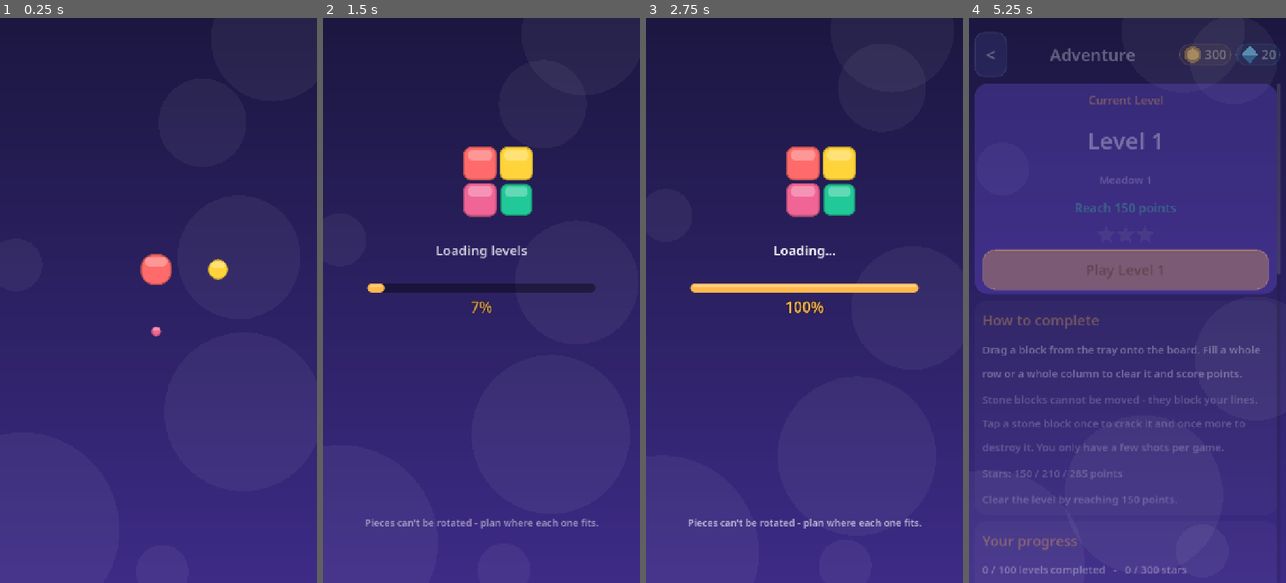
Above: before the commit, frames 1-4 (left to right).
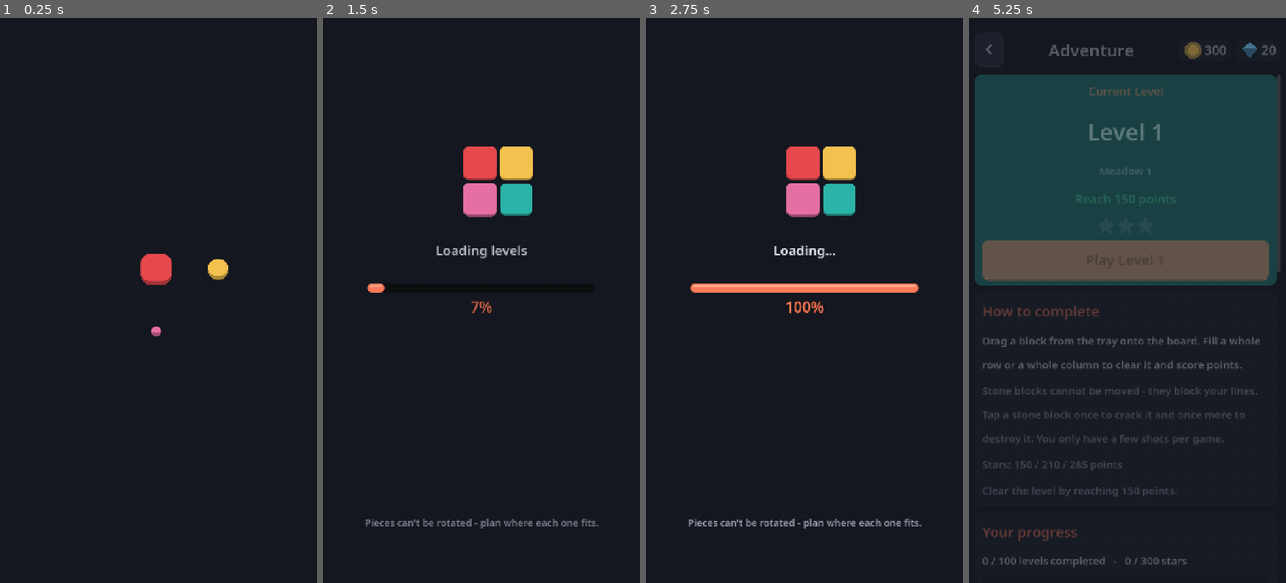
Above: after the commit, the same moments.

Repository: VoidPanther0/original-puzzle-game
Game: Godot game, scene res://ui/main.tscn
Same seed, same stepped clock (60 frames per second), same inputs: the game is played once before the commit and once after it.
Inputs (mouse positions are in pixels of both pictures, inside the frame that each line leads up to):
- Up to frame 1 (0.25 s): no input
- Up to frame 2 (1.5 s): tap Enter at 0.5 s; move the mouse to (551, 272) at 0.52 s; click (551, 272) at 0.67 s; tap Space at 1.25 s; drag from (418, 328) to (465, 413) at 1.27 s
- Up to frame 3 (2.75 s): move the mouse to (836, 176) at 2.02 s; click (836, 176) at 2.17 s
- Up to frame 4 (5.25 s): drag from (1111, 413) to (1032, 215) at 2.77 s; click "•••" at 3.5 s; click "Play Adventure" at 4.25 s; click "Play Adventure" at 5 s

The runs differ from the first frame. In frame 1, 100% of the frame differs, in the area x 0-100%, y 0-100%; in frame 2, 99%; in frame 3, 99%; in frame 4, 100%.

Commit message:
121

Diff:
--- a/ui/board_view.gd
+++ b/ui/board_view.gd
@@ -275,24 +275,15 @@
 
 # ---------------------------------------------------------------- drawing
 func block(r: Rect2, color_idx: int, alpha: float = 1.0, lighten: float = 0.0) -> void:
-	var gem := UIKit.tex("gem_%d" % color_idx) if color_idx <= 9 else null
-	if gem != null:
-		var m := Color(1, 1, 1, alpha)
-		if lighten > 0.0: m = Color(1 + lighten, 1 + lighten, 1 + lighten, alpha)
-		draw_texture_rect(gem, r.grow(-r.size.x * 0.02), false, m)
-		return
-	var base: Color = UIKit.BLOCK_COLORS[clampi(color_idx, 1, 9)]
-	base = base.lightened(lighten)
+	var base: Color = UIKit.BLOCK_COLORS[clampi(color_idx, 1, 9)].lightened(lighten)
 	base.a = alpha
+	var rr := r.grow(-r.size.x * 0.04)
 	_sb.bg_color = base
-	var edge := base.darkened(0.25)
-	edge.a = alpha
-	_sb.border_color = edge
-	var rr := r.grow(-r.size.x * 0.04)
+	_sb.set_corner_radius_all(int(rr.size.x * 0.2))
+	_sb.set_border_width_all(0)
+	_sb.border_width_bottom = maxi(2, int(rr.size.x * 0.08))
+	_sb.border_color = Color(base.r * 0.7, base.g * 0.7, base.b * 0.7, alpha)   # darker bottom lip, flat
 	draw_style_box(_sb, rr)
-	var g := Rect2(rr.position + Vector2(rr.size.x * 0.14, rr.size.y * 0.1), Vector2(rr.size.x * 0.72, rr.size.y * 0.3))
-	_gloss.bg_color = Color(1, 1, 1, 0.3 * alpha)
-	draw_style_box(_gloss, g)
 
 func _draw_piece(piece: Dictionary, top_left: Vector2, cs: float, alpha: float = 1.0) -> void:
 	for p in piece.cells:
--- a/ui/currency_bar.gd
+++ b/ui/currency_bar.gd
@@ -14,8 +14,8 @@
 	GameState.changed.connect(queue_redraw)
 
 func _draw() -> void:
-	var x := _pill(0.0, "coins", UIKit.c("accent"))
-	x = _pill(x + 10.0, "gems", Color("5ad1ff"))
+	var x := _pill(0.0, "coins", Color("f2c14e"))
+	x = _pill(x + 10.0, "gems", Color("4fb4e8"))
 	custom_minimum_size.x = x
 
 ## One currency pill. Returns the x position right after it.
@@ -27,27 +27,12 @@
 	var pad := 11.0
 	var w := pad + ICON + 5.0 + tw + pad
 	var r := Rect2(Vector2(x, (size.y - PILL_H) * 0.5), Vector2(w, PILL_H))
-	draw_style_box(UIKit.style(Color(tint.r, tint.g, tint.b, 0.16), 25, Color(tint.r, tint.g, tint.b, 0.5), 2), r)
+	draw_style_box(UIKit.style(UIKit.c("panel"), 14), r)
 	var iy := r.position.y + (PILL_H - ICON) * 0.5
 	var ix := x + pad
-	if kind == "coins":
-		var coin_t := UIKit.tex("coin")
-		if coin_t != null:
-			draw_texture_rect(coin_t, Rect2(ix, iy, 40, 42), false)
-		else:
-			draw_circle(Vector2(ix + 20, iy + 21), 19, Color("ffc83d"))
-			draw_circle(Vector2(ix + 20, iy + 21), 13, Color("ffe08a"))
-	else:
-		var gem_t := UIKit.tex("gem_icon")
-		if gem_t != null:
-			draw_texture_rect(gem_t, Rect2(ix, iy - 1, 42, 42), false)
-		else:
-			var c := Vector2(ix + 21, iy + 21)
-			draw_colored_polygon(PackedVector2Array([c + Vector2(0, -20), c + Vector2(19, 0), c + Vector2(0, 20), c + Vector2(-19, 0)]), Color("4fd1ff"))
-			draw_colored_polygon(PackedVector2Array([c + Vector2(0, -20), c + Vector2(19, 0), c + Vector2(0, 2), c + Vector2(-19, 0)]), Color("a5ecff"))
+	Icons.draw(self, "coin" if kind == "coins" else "gem", Rect2(ix, iy, ICON, ICON), tint)
 	var tx := x + pad + ICON + 5.0
 	var ty := r.position.y + PILL_H * 0.5 + fs * 0.36
 	var col := UIKit.c("text")
-	draw_string_outline(font, Vector2(tx, ty), value, HORIZONTAL_ALIGNMENT_LEFT, -1, fs, 5, Color(0, 0, 0, 0.55))
 	draw_string(font, Vector2(tx, ty), value, HORIZONTAL_ALIGNMENT_LEFT, -1, fs, col)
 	return x + w
--- /dev/null
+++ b/ui/icons.gd
@@ -0,0 +1,62 @@
+class_name Icons
+extends RefCounted
+## Simple geometric icons drawn with code (no image files). `draw` paints icon `name` into `r`.
+
+static func draw(c: CanvasItem, name: String, r: Rect2, col: Color) -> void:
+	var m := minf(r.size.x, r.size.y)
+	var o := r.get_center() - Vector2(m, m) / 2.0
+	var u := m / 10.0                       # 10x10 design grid
+	var p := func(x: float, y: float) -> Vector2: return o + Vector2(x, y) * u
+	var w := maxf(1.5, u * 1.4)
+	match name:
+		"pause":
+			c.draw_rect(Rect2(p.call(2.5, 2), Vector2(2.2, 6) * u), col)
+			c.draw_rect(Rect2(p.call(5.3, 2), Vector2(2.2, 6) * u), col)
+		"back":
+			c.draw_polyline(PackedVector2Array([p.call(6.5, 1.5), p.call(3, 5), p.call(6.5, 8.5)]), col, w, true)
+		"close":
+			c.draw_line(p.call(2, 2), p.call(8, 8), col, w, true)
+			c.draw_line(p.call(8, 2), p.call(2, 8), col, w, true)
+		"check":
+			c.draw_polyline(PackedVector2Array([p.call(1.5, 5.5), p.call(4, 8), p.call(8.5, 2.5)]), col, w, true)
+		"lock":
+			c.draw_rect(Rect2(p.call(2, 4.5), Vector2(6, 4.5) * u), col)
+			c.draw_arc(p.call(5, 4.5), 2.2 * u, PI, TAU, 16, col, w * 0.8, true)
+		"hammer":
+			c.draw_line(p.call(2.5, 8), p.call(6, 4.5), col, w, true)
+			c.draw_rect(Rect2(p.call(4.6, 1.5), Vector2(4.4, 3) * u), col)
+		"refresh":
+			c.draw_arc(p.call(5, 5), 3.3 * u, -0.4, 4.4, 20, col, w * 0.85, true)
+			c.draw_colored_polygon(PackedVector2Array([p.call(8.6, 1.4), p.call(8.9, 5), p.call(5.4, 3.6)]), col)
+		"shuffle":
+			c.draw_polyline(PackedVector2Array([p.call(1, 3), p.call(4, 3), p.call(6, 7), p.call(8.4, 7)]), col, w * 0.8, true)
+			c.draw_polyline(PackedVector2Array([p.call(1, 7), p.call(4, 7), p.call(6, 3), p.call(8.4, 3)]), col, w * 0.8, true)
+			c.draw_colored_polygon(PackedVector2Array([p.call(9.6, 3), p.call(7.8, 1.6), p.call(7.8, 4.4)]), col)
+			c.draw_colored_polygon(PackedVector2Array([p.call(9.6, 7), p.call(7.8, 5.6), p.call(7.8, 8.4)]), col)
+		"coin":
+			c.draw_circle(r.get_center(), m * 0.46, col)
+			c.draw_circle(r.get_center(), m * 0.28, col.darkened(0.18))
+		"gem":
+			var pts := PackedVector2Array([p.call(5, 0.8), p.call(9.2, 4), p.call(5, 9.4), p.call(0.8, 4)])
+			c.draw_colored_polygon(pts, col)
+			c.draw_colored_polygon(PackedVector2Array([p.call(5, 0.8), p.call(9.2, 4), p.call(0.8, 4)]), col.lightened(0.3))
+		"star":
+			c.draw_colored_polygon(star_points(r.get_center(), m * 0.5), col)
+
+static func star_points(center: Vector2, rad: float) -> PackedVector2Array:
+	var pts := PackedVector2Array()
+	for i in 10:
+		var a := -PI / 2.0 + i * PI / 5.0
+		pts.append(center + Vector2(cos(a), sin(a)) * (rad if i % 2 == 0 else rad * 0.45))
+	return pts
+
+## Control that shows one icon; add it as a child of a button (it ignores the mouse).
+class IconRect extends Control:
+	var icon_name := ""
+	var color := Color.WHITE
+	func _init(n: String = "", col: Color = Color.WHITE) -> void:
+		icon_name = n
+		color = col
+		mouse_filter = Control.MOUSE_FILTER_IGNORE
+	func _draw() -> void:
+		Icons.draw(self, icon_name, Rect2(Vector2.ZERO, size), color)
--- a/ui/logo.gd
+++ b/ui/logo.gd
@@ -48,12 +48,8 @@
 		var off := Vector2(i % 2, i / 2) * cs * 1.08 - Vector2(cs * 0.54, cs * 0.54)
 		var s := clampf(k * 1.5 - i * 0.18, 0.0, 1.0)
 		var r := Rect2(ctr + off + Vector2(cs, cs) * (1.0 - s) / 2.0, Vector2(cs, cs) * s)
-		var gem := UIKit.tex("gem_%d" % cols[i])
-		if gem != null:
-			c.draw_texture_rect(gem, r, false)
-			continue
-		c.draw_style_box(UIKit.style(UIKit.BLOCK_COLORS[cols[i]], int(cs * 0.22), UIKit.BLOCK_COLORS[cols[i]].darkened(0.25), 3), r)
-		c.draw_style_box(UIKit.style(Color(1, 1, 1, 0.3), int(cs * 0.12)), Rect2(r.position + r.size * Vector2(0.14, 0.1), r.size * Vector2(0.72, 0.3)))
+		var sb := UIKit.flat(UIKit.BLOCK_COLORS[cols[i]], int(cs * 0.16), maxi(2, int(cs * 0.07)))
+		c.draw_style_box(sb, r)
 
 func _draw() -> void:
 	var cs := block_size(size.x)
@@ -67,5 +63,4 @@
 		col.a = clampf((reveal - 0.4) / 0.6, 0.0, 1.0)
 		var w := font.get_string_size(title, HORIZONTAL_ALIGNMENT_LEFT, -1, fs).x
 		var pos := Vector2((size.x - w) / 2.0, cs * 3.55)
-		draw_string_outline(font, pos, title, HORIZONTAL_ALIGNMENT_LEFT, -1, fs, 8, Color(0, 0, 0, col.a * 0.45))
 		draw_string(font, pos, title, HORIZONTAL_ALIGNMENT_LEFT, -1, fs, col)
--- a/ui/main.gd
+++ b/ui/main.gd
@@ -145,12 +145,9 @@
 			_acc = 0.0
 			queue_redraw()
 	func _draw() -> void:
-		var top := UIKit.c("bg_top")
-		var bot := UIKit.c("bg_bottom")
-		draw_polygon(PackedVector2Array([Vector2.ZERO, Vector2(size.x, 0), size, Vector2(0, size.y)]),
-			PackedColorArray([top, top, bot, bot]))
-		var tint := Color(1, 1, 1, 0.05) if UIKit.is_dark() else Color(0.5, 0.4, 1, 0.07)
-		for i in 7:
-			var a := _t + i * 1.7
-			var p := Vector2(size.x * (0.5 + 0.45 * sin(a * 0.7 + i)), size.y * (0.5 + 0.48 * cos(a * 0.5 + i * 2.0)))
-			draw_circle(p, 60.0 + 40.0 * ((i * 37) % 5), tint)
+		draw_rect(Rect2(Vector2.ZERO, size), UIKit.c("bg_top"))
+		var dot := Color(1, 1, 1, 0.035) if UIKit.is_dark() else Color(0, 0, 0, 0.05)
+		var step := 48.0
+		for gx in int(size.x / step) + 1:
+			for gy in int(size.y / step) + 1:
+				draw_circle(Vector2(gx, gy) * step + Vector2(step, step) * 0.5, 2.0, dot)
--- a/ui/screens/game.gd
+++ b/ui/screens/game.gd
@@ -26,7 +26,7 @@
 	var hud := HBoxContainer.new()
 	hud.add_theme_constant_override("separation", 12)
 	column.add_child(hud)
-	var pause := UIKit.square_button("II")
+	var pause := UIKit.icon_button("pause", Vector2(72, 72))
 	pause.size_flags_vertical = Control.SIZE_SHRINK_BEGIN
 	pause.pressed.connect(_pause)
 	hud.add_child(pause)
@@ -75,14 +75,15 @@
 	for n in ["hammer", "refresh", "shuffle"]:
 		var b := UIKit.button(n.capitalize(), "secondary", Vector2(0, 76))
 		b.size_flags_horizontal = Control.SIZE_EXPAND_FILL
-		var ic := UIKit.tex({"hammer": "hammer", "refresh": "recycle", "shuffle": "shuffle"}[n])
-		if ic != null:
-			b.icon = ic
-			b.expand_icon = false
-			b.icon_alignment = HORIZONTAL_ALIGNMENT_LEFT
-			b.add_theme_font_size_override("font_size", 22)
-			b.add_theme_constant_override("icon_max_width", 40)
-			b.add_theme_constant_override("h_separation", 4)
+		b.add_theme_font_size_override("font_size", 22)
+		var ic := Icons.IconRect.new({"hammer": "hammer", "refresh": "refresh", "shuffle": "shuffle"}[n], UIKit.c("text"))
+		ic.set_anchors_preset(Control.PRESET_CENTER_LEFT)
+		ic.offset_left = 12
+		ic.offset_right = 44
+		ic.offset_top = -19
+		ic.offset_bottom = 13
+		b.add_child(ic)
+		b.alignment = HORIZONTAL_ALIGNMENT_RIGHT
 		b.pressed.connect(_use_booster.bind(n))
 		bar.add_child(b)
 		_booster_btns[n] = b
--- a/ui/screens/home.gd
+++ b/ui/screens/home.gd
@@ -114,9 +114,6 @@
 		var b := UIKit.button(e[0], "secondary", Vector2(0, 74))
 		b.size_flags_horizontal = Control.SIZE_EXPAND_FILL
 		b.add_theme_font_size_override("font_size", 21)
-		if str(e[2]) != "" and UIKit.tex(str(e[2])) != null:
-			b.icon = UIKit.tex(str(e[2]))
-			b.add_theme_constant_override("icon_max_width", 34)
 		b.pressed.connect(func():
 			ov.queue_free()
 			main.go(e[1]))
--- a/ui/screens/levels.gd
+++ b/ui/screens/levels.gd
@@ -26,9 +26,7 @@
 		b.disabled = not unlocked
 		if not unlocked:
 			b.text = ""
-			if UIKit.tex("lock") != null:
-				b.icon = UIKit.tex("lock")
-				b.icon_alignment = HORIZONTAL_ALIGNMENT_CENTER
+			b.add_child(_lock_icon())
 		b.pressed.connect(func(): _start(chapter, i))
 		v.add_child(b)
 		var sd := StarsDisplay.new(stars, 22.0)
@@ -43,3 +41,8 @@
 		["Start", func():
 			if GameState.start_level(chapter, index): main.go("game"), "primary"],
 		["Cancel", Callable(), "secondary"]], false)
+
+func _lock_icon() -> Control:
+	var ic := Icons.IconRect.new("lock", UIKit.c("text_dim"))
+	ic.set_anchors_and_offsets_preset(Control.PRESET_FULL_RECT, Control.PRESET_MODE_MINSIZE, 36)
+	return ic
--- a/ui/screens/settings.gd
+++ b/ui/screens/settings.gd
@@ -73,7 +73,6 @@
 	cb.add_theme_font_size_override("font_size", 28)
 	cb.add_theme_color_override("font_color", UIKit.c("text"))
 	cb.custom_minimum_size = Vector2(0, 64)
-	UIKit.skin_toggle(cb)
 	cb.toggled.connect(func(on):
 		SaveManager.set_setting(key, on)
 		if extra.is_valid(): extra.call(on))
--- a/ui/stars_display.gd
+++ b/ui/stars_display.gd
@@ -26,11 +26,5 @@
 func _draw() -> void:
 	for i in 3:
 		var ctr := Vector2(star_size * (0.6 + 1.1 * i), star_size * 0.6)
-		var st := UIKit.tex("star" if i < earned else "star_empty")
-		if st != null:
-			var d := star_size * 1.1
-			draw_texture_rect(st, Rect2(ctr - Vector2(d, d) / 2.0, Vector2(d, d)), false,
-				Color.WHITE if i < earned or UIKit.tex("star_empty") != null else Color(0.35, 0.35, 0.45, 0.5))
-			continue
 		var col := Color("ffc83d") if i < earned else Color(0.5, 0.5, 0.6, 0.45)
 		draw_colored_polygon(star_points(ctr, star_size * 0.55), col)
--- a/ui/switch.gd
+++ b/ui/switch.gd
@@ -20,8 +20,6 @@
 		accept_event()
 
 func _draw() -> void:
-	var art_on := UIKit.tex("toggle_on")
-	var art_off := UIKit.tex("toggle_off")
 	var aspect := 2.55
 	var w := size.x
 	var h := w / aspect
@@ -29,11 +27,8 @@
 		h = size.y
 		w = h * aspect
 	var r := Rect2(Vector2((size.x - w) * 0.5, (size.y - h) * 0.5), Vector2(w, h))
-	if art_on != null and art_off != null:
-		draw_texture_rect(art_on if on else art_off, r, false)
-		return
 	# fallback: plain rounded switch
-	var base := UIKit.c("accent") if on else Color(0, 0, 0, 0.4)
+	var base := UIKit.c("primary") if on else UIKit.c("secondary")
 	draw_style_box(UIKit.style(base, int(h * 0.5)), r)
 	var knob := Vector2(r.position.x + (h * 0.5 if not on else w - h * 0.5), r.position.y + h * 0.5)
 	draw_circle(knob, h * 0.36, Color.WHITE)
--- a/ui/ui_kit.gd
+++ b/ui/ui_kit.gd
@@ -4,62 +4,10 @@
 
 const BLOCK_COLORS := [
 	Color("00000000"),
-	Color("ff6b6b"), Color("ffa94d"), Color("ffd43b"), Color("51cf66"),
-	Color("20c997"), Color("4dabf7"), Color("748ffc"), Color("f06595"),
-	Color("868e96"),  # 9 = stone (level pre-filled)
+	Color("e5484d"), Color("f0883a"), Color("f2c14e"), Color("4caf7a"),
+	Color("2bb3a8"), Color("4a90e2"), Color("7a6ff0"), Color("e56fa3"),
+	Color("6b7280"),  # 9 = stone (level pre-filled)
 ]
-
-const ART := "res://assets/ui/"
-static var _tex_cache := {}
-
-## Cached art texture from assets/ui (sliced from the reference sprite sheet); null if missing.
-static func tex(name: String) -> Texture2D:
-	if _tex_cache.has(name): return _tex_cache[name]
-	var path := ART + name + ".png"
-	var t: Texture2D = load(path) if ResourceLoader.exists(path) else null
-	_tex_cache[name] = t
-	return t
-
-## 9-slice pill button skin (art is pre-scaled to 76 px tall; only the caps stay fixed).
-static func art_style(name: String, tint: Color = Color.WHITE) -> StyleBoxTexture:
-	var t := tex(name)
-	if t == null: return null
-	var s := StyleBoxTexture.new()
-	s.texture = t
-	s.texture_margin_left = 36
-	s.texture_margin_right = 36
-	s.content_margin_left = 18
-	s.content_margin_right = 18
-	s.content_margin_top = 8
-	s.content_margin_bottom = 12
-	s.modulate_color = tint
-	return s
-
-## Square art button (pause etc.): blank blue/purple/red/green tile with `text` on top.
-static func square_button(text: String, art: String = "sq_blue", size: Vector2 = Vector2(76, 76)) -> Button:
-	var b := button(text, "secondary", size)
-	var t := tex(art)
-	if t == null: return b
-	for st in ["normal", "hover", "pressed", "disabled"]:
-		var sb := StyleBoxTexture.new()
-		sb.texture = t
-		sb.texture_margin_left = 26
-		sb.texture_margin_right = 26
-		sb.texture_margin_top = 26
-		sb.texture_margin_bottom = 26
-		sb.modulate_color = {"normal": Color.WHITE, "hover": Color(1.12, 1.12, 1.12), "pressed": Color(0.8, 0.8, 0.85), "disabled": Color(0.5, 0.5, 0.55, 0.8)}[st]
-		b.add_theme_stylebox_override(st, sb)
-	return b
-
-## Swaps a CheckButton's switch for the ON/OFF art (no-op if the art is missing).
-static func skin_toggle(cb: CheckButton) -> void:
-	var on := tex("toggle_on")
-	var off := tex("toggle_off")
-	if on == null or off == null: return
-	for k in ["checked", "checked_mirrored"]: cb.add_theme_icon_override(k, on)
-	for k in ["unchecked", "unchecked_mirrored"]: cb.add_theme_icon_override(k, off)
-	for k in ["checked_disabled", "checked_disabled_mirrored"]: cb.add_theme_icon_override(k, on)
-	for k in ["unchecked_disabled", "unchecked_disabled_mirrored"]: cb.add_theme_icon_override(k, off)
 
 static func is_dark() -> bool:
 	return str(SaveManager.get_setting("theme", "dark")) == "dark"
@@ -67,19 +15,19 @@
 static func c(name: String) -> Color:
 	var dark := is_dark()
 	match name:
-		"bg_top": return Color("1b1740") if dark else Color("dfe9ff")
-		"bg_bottom": return Color("3d2b86") if dark else Color("fbe7ff")
-		"panel": return Color(1, 1, 1, 0.09) if dark else Color(1, 1, 1, 0.75)
-		"panel_solid": return Color("2a2566") if dark else Color("ffffff")
-		"text": return Color("ffffff") if dark else Color("2b2a4a")
-		"text_dim": return Color(1, 1, 1, 0.65) if dark else Color(0.17, 0.16, 0.29, 0.65)
-		"accent": return Color("ffb84d")
-		"primary": return Color("7c5cff")
-		"secondary": return Color("3a3f80") if dark else Color("c9d4ff")
-		"danger": return Color("ff5d73")
-		"good": return Color("3ddc97")
-		"cell": return Color(1, 1, 1, 0.08) if dark else Color(0.15, 0.1, 0.4, 0.09)
-		"board": return Color(0.05, 0.04, 0.18, 0.55) if dark else Color(1, 1, 1, 0.7)
+		"bg_top": return Color("14171f") if dark else Color("f4efe6")
+		"bg_bottom": return Color("14171f") if dark else Color("f4efe6")
+		"panel": return Color("1f2430") if dark else Color("ffffff")
+		"panel_solid": return Color("1f2430") if dark else Color("ffffff")
+		"text": return Color("eef0f4") if dark else Color("22252d")
+		"text_dim": return Color("9aa1b0") if dark else Color("6b7080")
+		"accent": return Color("ff7a59")
+		"primary": return Color("2bb3a8")
+		"secondary": return Color("2d3443") if dark else Color("e3ddd0")
+		"danger": return Color("e5484d")
+		"good": return Color("4caf7a")
+		"cell": return Color("262c3a") if dark else Color("ece6da")
+		"board": return Color("1a1e29") if dark else Color("e8e1d3")
 	return Color.MAGENTA
 
 static func style(color: Color, radius: int = 24, border: Color = Color(0, 0, 0, 0), border_w: int = 0) -> StyleBoxFlat:
@@ -94,6 +42,19 @@
 	s.content_margin_bottom = 10
 	return s
 
+## Flat "chunky" box: solid fill with a darker bottom edge (no outline glow).
+static func flat(color: Color, radius: int = 14, lip: int = 5) -> StyleBoxFlat:
+	var sb := StyleBoxFlat.new()
+	sb.bg_color = color
+	sb.set_corner_radius_all(radius)
+	sb.border_width_bottom = lip
+	sb.border_color = color.darkened(0.3)
+	sb.content_margin_left = 18
+	sb.content_margin_right = 18
+	sb.content_margin_top = 8
+	sb.content_margin_bottom = 8 + lip
+	return sb
+
 static func button(text: String, kind: String = "primary", min_size: Vector2 = Vector2(0, 76)) -> Button:
 	var b := Button.new()
 	b.text = I18n.t(text)
@@ -101,27 +62,25 @@
 	b.focus_mode = Control.FOCUS_NONE
 	b.add_theme_font_size_override("font_size", 28)
 	var base: Color = c(kind) if kind in ["primary", "secondary", "danger", "good", "accent"] else c("secondary")
-	var txt: Color = Color("2b1b00") if kind == "accent" else Color.WHITE
-	if kind == "secondary" and not is_dark(): txt = c("text")
-	b.add_theme_stylebox_override("normal", style(base, 28, base.lightened(0.25), 2))
-	b.add_theme_stylebox_override("hover", style(base.lightened(0.12), 28, base.lightened(0.35), 2))
-	b.add_theme_stylebox_override("pressed", style(base.darkened(0.2), 28))
-	b.add_theme_stylebox_override("disabled", style(base.darkened(0.4) if is_dark() else base.lightened(0.4), 28))
+	var txt: Color = Color("1d1208") if kind == "accent" else Color.WHITE
+	if kind == "secondary": txt = c("text")
+	b.add_theme_stylebox_override("normal", flat(base))
+	b.add_theme_stylebox_override("hover", flat(base.lightened(0.1)))
+	b.add_theme_stylebox_override("pressed", flat(base.darkened(0.12), 14, 1))
+	b.add_theme_stylebox_override("disabled", flat(base.darkened(0.35) if is_dark() else base.lightened(0.45)))
 	for k in ["font_color", "font_hover_color", "font_pressed_color"]:
 		b.add_theme_color_override(k, txt)
-	b.add_theme_color_override("font_disabled_color", Color(1, 1, 1, 0.4))
-	var art := {"primary": "btn_purple", "secondary": "btn_blue", "accent": "btn_blue_gold", "danger": "btn_red", "good": "btn_green"}.get(kind, "") as String
-	if art != "" and tex(art) != null:
-		b.add_theme_stylebox_override("normal", art_style(art))
-		b.add_theme_stylebox_override("hover", art_style(art, Color(1.12, 1.12, 1.12)))
-		b.add_theme_stylebox_override("pressed", art_style(art, Color(0.8, 0.8, 0.85)))
-		b.add_theme_stylebox_override("disabled", art_style(art, Color(0.5, 0.5, 0.55, 0.8)))
-		b.add_theme_color_override("font_color", Color.WHITE)
-		b.add_theme_color_override("font_hover_color", Color.WHITE)
-		b.add_theme_color_override("font_pressed_color", Color.WHITE)
-		b.add_theme_color_override("font_outline_color", Color(0.05, 0.05, 0.3, 0.8))
-		b.add_theme_constant_override("outline_size", 6)
+	b.add_theme_color_override("font_disabled_color", Color(txt.r, txt.g, txt.b, 0.4))
 	b.pressed.connect(func(): AudioManager.play("click"))
+	return b
+
+## Square button that shows a code-drawn icon (back, pause, close...).
+static func icon_button(icon_name: String, size: Vector2 = Vector2(68, 68), kind: String = "secondary") -> Button:
+	var b := button("", kind, size)
+	var ic := Icons.IconRect.new(icon_name, c("text") if kind == "secondary" else Color.WHITE)
+	ic.set_anchors_and_offsets_preset(Control.PRESET_FULL_RECT, Control.PRESET_MODE_MINSIZE, 20)
+	ic.offset_bottom -= 3
+	b.add_child(ic)
 	return b
 
 static func label(text: String, size: int = 28, color_name: String = "text", align: int = HORIZONTAL_ALIGNMENT_LEFT, translate: bool = true) -> Label:
@@ -133,25 +92,13 @@
 	l.autowrap_mode = TextServer.AUTOWRAP_WORD_SMART
 	return l
 
-## Round "<" back button used in every page header.
+## Back button used in every page header.
 static func back_button(min_size: Vector2 = Vector2(74, 64)) -> Button:
-	var b := Button.new()
-	b.text = "<"
-	b.custom_minimum_size = min_size
-	b.focus_mode = Control.FOCUS_NONE
-	b.add_theme_font_size_override("font_size", 38)
-	var base := c("secondary")
-	b.add_theme_stylebox_override("normal", style(base, 22, base.lightened(0.25), 2))
-	b.add_theme_stylebox_override("hover", style(base.lightened(0.12), 22, base.lightened(0.35), 2))
-	b.add_theme_stylebox_override("pressed", style(base.darkened(0.2), 22))
-	for k in ["font_color", "font_hover_color", "font_pressed_color"]:
-		b.add_theme_color_override(k, c("text"))
-	b.pressed.connect(func(): AudioManager.play("click"))
-	return b
+	return icon_button("back", Vector2(68, 64))
 
 static func panel(color: Color = Color(0, 0, 0, 0), radius: int = 28) -> PanelContainer:
 	var p := PanelContainer.new()
-	p.add_theme_stylebox_override("panel", style(color if color.a > 0.0 else c("panel"), radius))
+	p.add_theme_stylebox_override("panel", style(color if color.a > 0.0 else c("panel"), mini(radius, 18)))
 	return p
 
 static func spacer(h: int = 12) -> Control:
Not shown, added: all_screens.png.import
Binary file changed: assets/app_icon.png
Not shown, added: ui/icons.gd.uid
Not shown, changed: CHANGELOG.md
Not shown, changed: FEATURES_CHECKLIST.md
